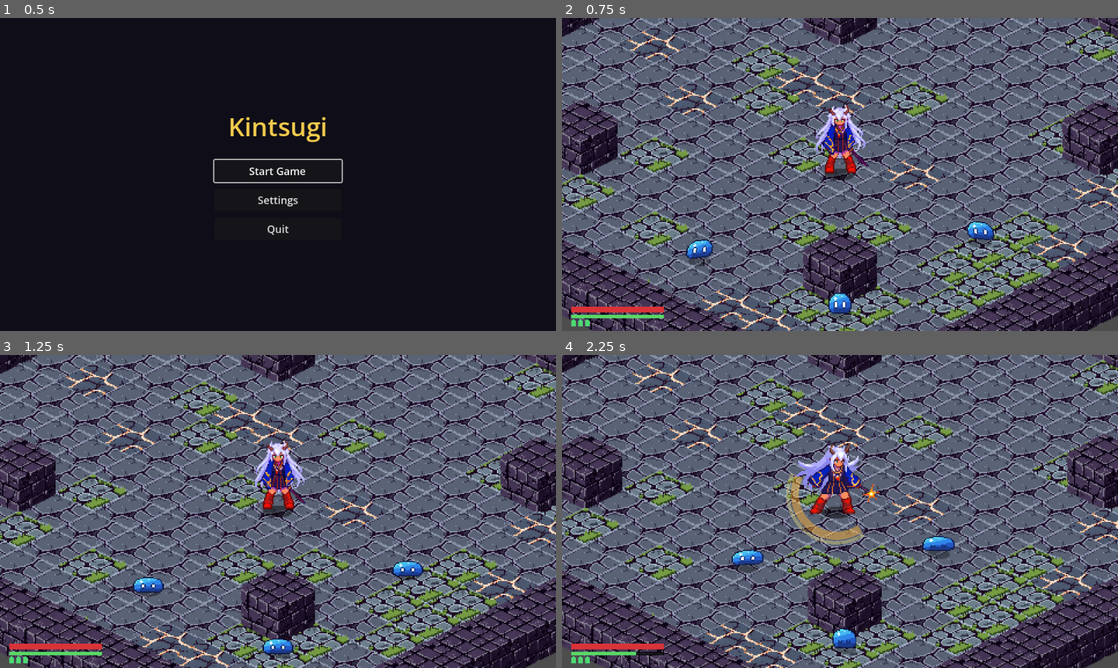
Above: before the commit, frames 1-4 (two rows, left to right).
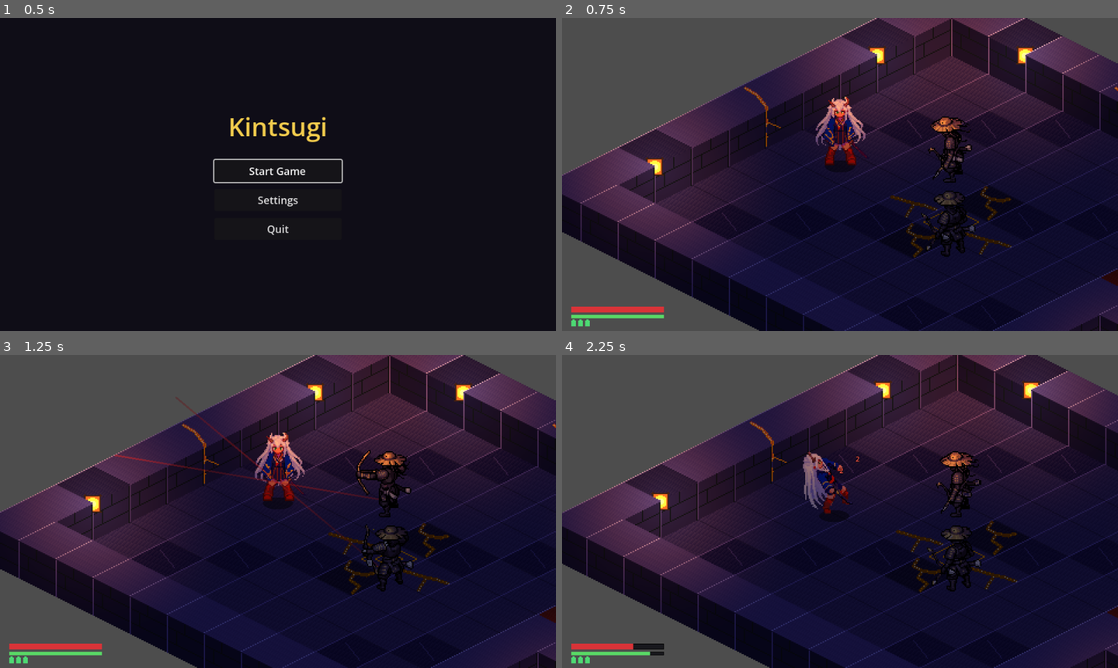
Above: after the commit, the same moments.

Repository: Firstyjps/duo-game
Game: Godot game, scene res://systems/ui/title/title_screen.tscn
The game is run twice, just before and just after one commit, with the same random seed, the same clock (stepped at 60 frames per second) and the same inputs. Sound files missing from this copy of the repository are replaced by a short silence.
Inputs (mouse positions are in pixels of both pictures, inside the frame that each line leads up to):
- Up to frame 1 (0.5 s): no input
- Up to frame 2 (0.75 s): click "Start Game" at 0.5 s
- Up to frame 3 (1.25 s): no input
- Up to frame 4 (2.25 s): tap Enter (ui_accept) at 1.25, 1.52 s; move the mouse to (962, 495) at 1.27 s; press the mouse at (962, 495) at 1.28 s; hold D (move_right) 1.28-2 s; release the mouse at (962, 495) at 2 s; drag from (728, 527) to (940, 555) at 2.02 s

Frame 1 is identical in both runs. In frame 2, 89% of the frame differs, in the area x 0-100%, y 0-100%; in frame 3, 89%; in frame 4, 89%.

Commit message:
[playtest] รวม draft ทั้งหมด + ด่านทดสอบ: นักธนู → เงาหมึก → บอสมิโนทอร์ (branch เล่นทดสอบเท่านั้น ห้าม merge เข้า main)
Co-Authored-By: Claude Opus 5.5 <noreply@anthropic.com>

Diff:
--- a/game/systems/ui/run/game_run.gd
+++ b/game/systems/ui/run/game_run.gd
@@ -10,7 +10,7 @@
 const PAUSE_SCENE: PackedScene = preload("res://systems/ui/pause/pause_menu.tscn")
 const AUDIO_SCENE_PATH: String = "res://systems/audio/audio_director.tscn"
 
-@export var level_scene: PackedScene = preload("res://systems/ui/run/levels/courtyard_level.tscn")
+@export var level_scene: PackedScene = preload("res://systems/ui/run/levels/playtest_dungeon.tscn")  # playtest branch เท่านั้น
 @export var camera_zoom: float = 2.0
 @export var respawn_delay: float = 1.6
 
--- /dev/null
+++ b/game/systems/ui/run/levels/playtest_dungeon.tscn
@@ -0,0 +1,20 @@
+[gd_scene load_steps=5 format=3]
+
+[ext_resource type="PackedScene" path="res://systems/dungeon/dungeon.tscn" id="1"]
+[ext_resource type="PackedScene" path="res://systems/enemy/ink_archer/ink_archer.tscn" id="2"]
+[ext_resource type="PackedScene" path="res://systems/enemy/ink_shade/ink_shade.tscn" id="3"]
+[ext_resource type="PackedScene" path="res://systems/enemy/boss_minotaur/boss_minotaur.tscn" id="4"]
+
+[node name="PlaytestDungeon" instance=ExtResource("1")]
+
+[node name="Room1" parent="."]
+enemy_scene = ExtResource("2")
+
+[node name="Room2" parent="."]
+enemy_scene = ExtResource("3")
+
+[node name="Room3" parent="."]
+enemy_scene = ExtResource("4")
+
+[node name="BossSpawn" type="Marker2D" parent="Room3/SpawnPoints" groups=["spawn_points"]]
+position = Vector2(32, 176)
